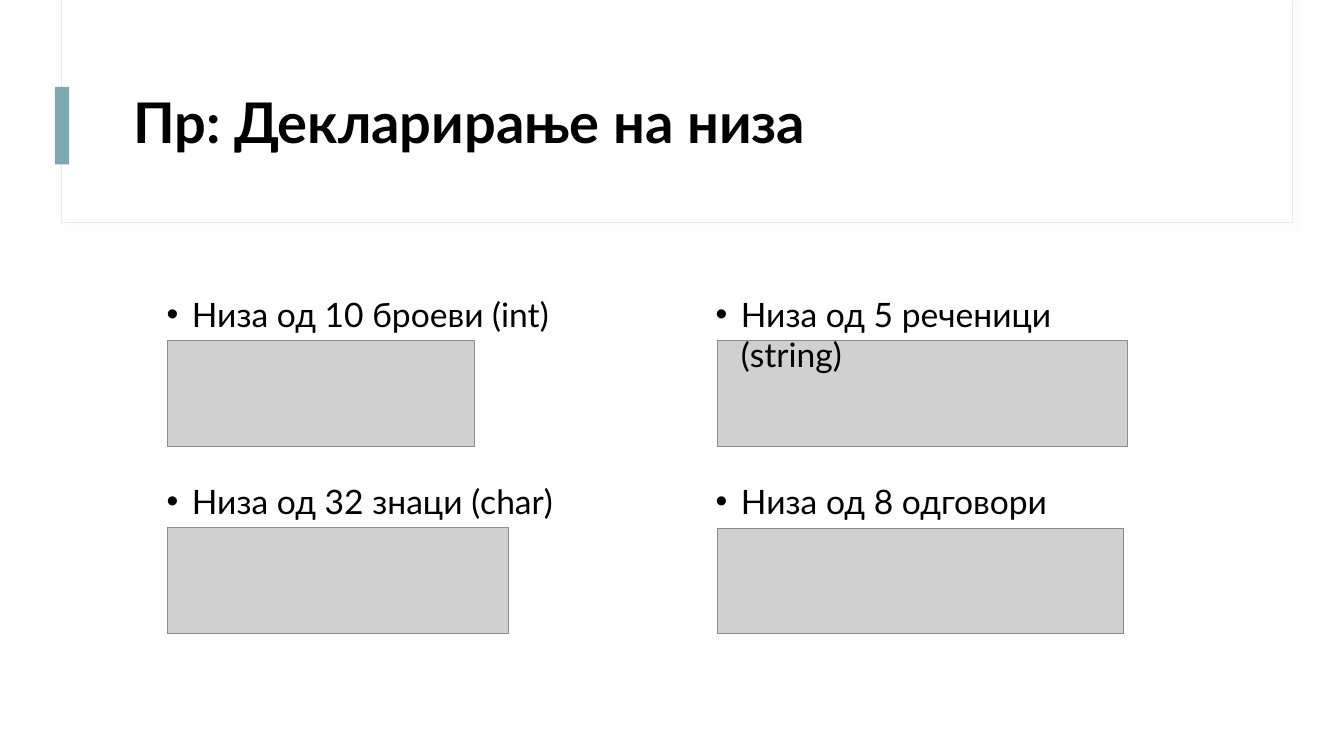
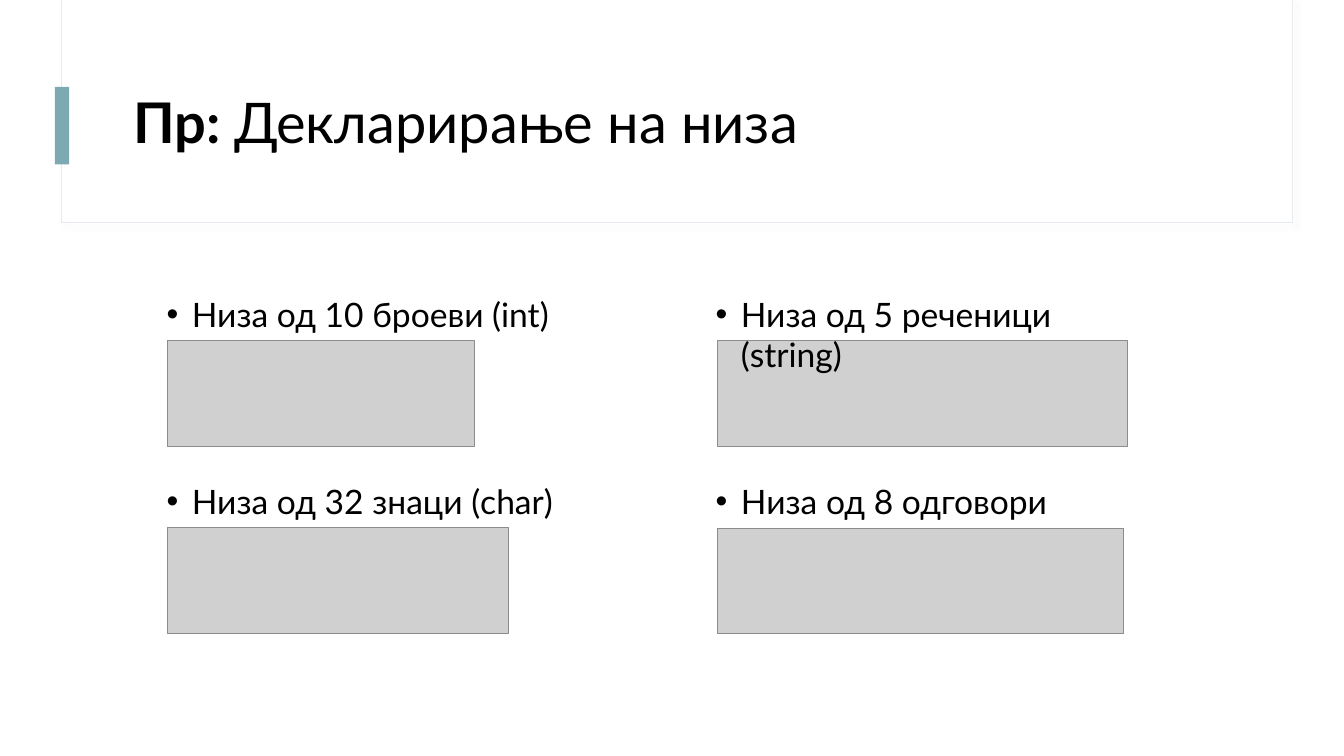
Before and after one commit to davidanastasov/Programski, a slide deck: slide 5 of Nizi/Prezentacija/Nizi.pptx. Drawn at 1344x756 pixels with LibreOffice and Linux fonts; fonts in the diff are those of the drawing; grey boxes stand for pictures. Boxes give left, top, right and bottom in pixels: in the first picture for what was removed or moved away, otherwise in the second. Text is boxed around its words. In the diff, an @@ line names an element or a change of style, - is before the commit and + after.

```diff
--- a/Nizi/Prezentacija/Nizi.pptx
+++ b/Nizi/Prezentacija/Nizi.pptx
@@ title "Пр: Декларирање на низа" at <box>133,102,798,153</box>: bold off in "Декларирање на низа" @@
```
Also in this commit, not shown: 4 other slides changed, 7 slides added, 2 slides removed, 5 other files.
